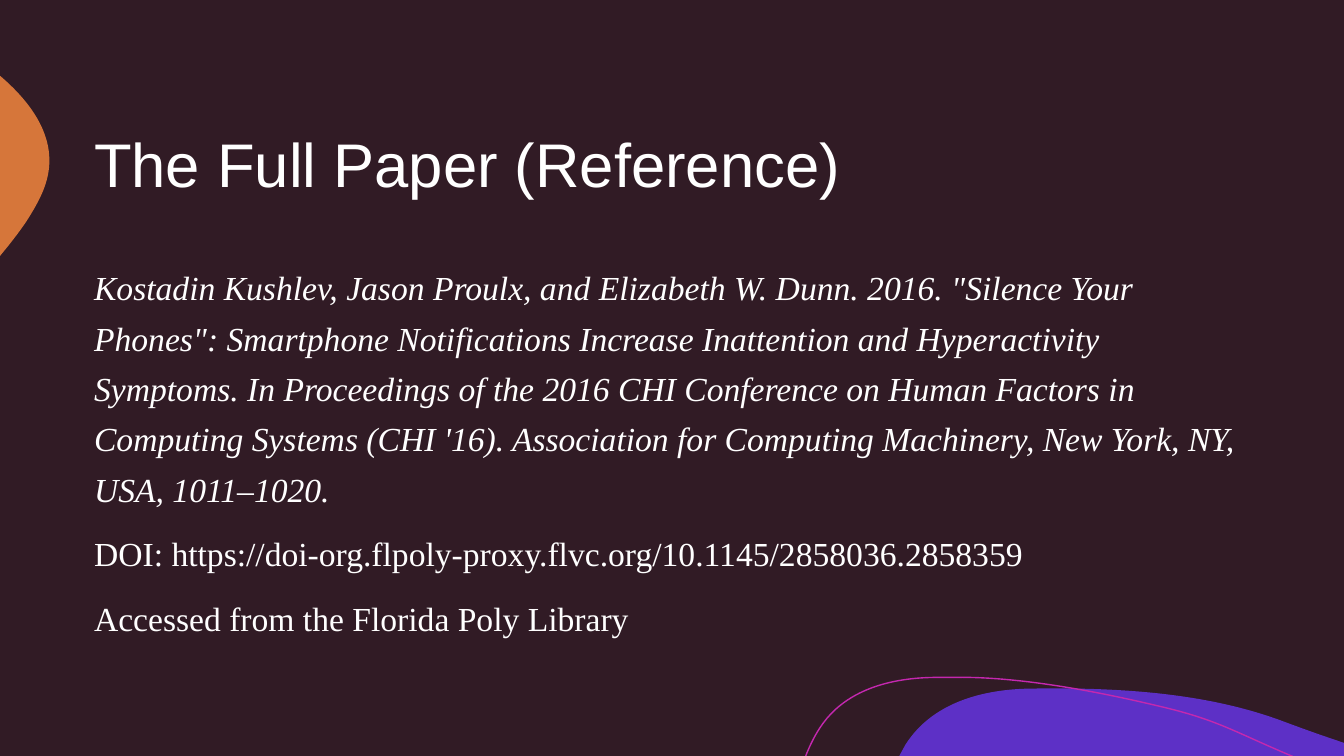
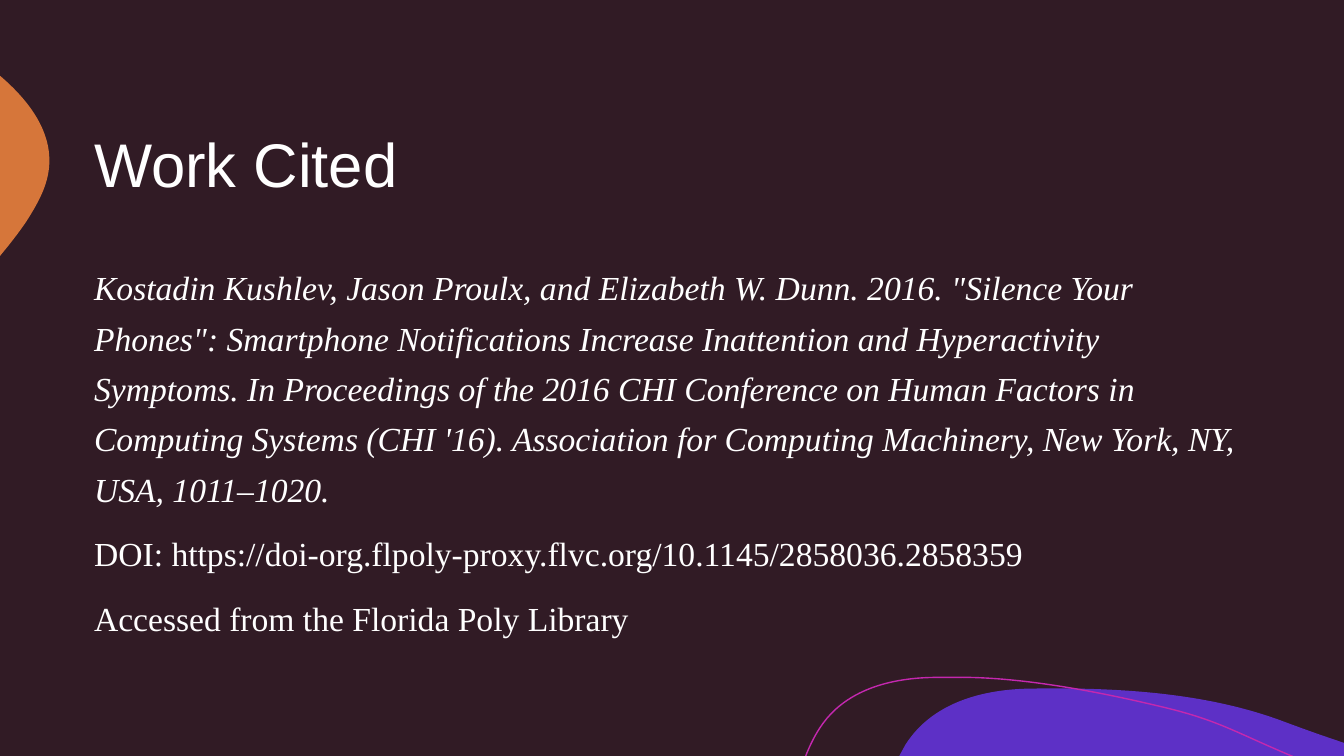
Before and after one commit to jgreenberg5342/SP22, a slide deck: slide 12 of AHCI/AHCI_Paper_Presentation.pptx (slide 11 before the commit). Drawn at 1344x756 pixels with LibreOffice and Linux fonts; fonts in the diff are those of the drawing. Boxes give left, top, right and bottom in pixels: in the first picture for what was removed or moved away, otherwise in the second. Text is boxed around its words. In the diff, an @@ line names an element or a change of style, - is before the commit and + after.

```diff
--- a/AHCI/AHCI_Paper_Presentation.pptx
+++ b/AHCI/AHCI_Paper_Presentation.pptx
@@ title at (x1=94, y1=142, x2=398, y2=188): text changed @@
-The Full Paper (Reference)
+Work Cited
```
Also in this commit, not shown: 3 other slides changed, 1 slide added.
